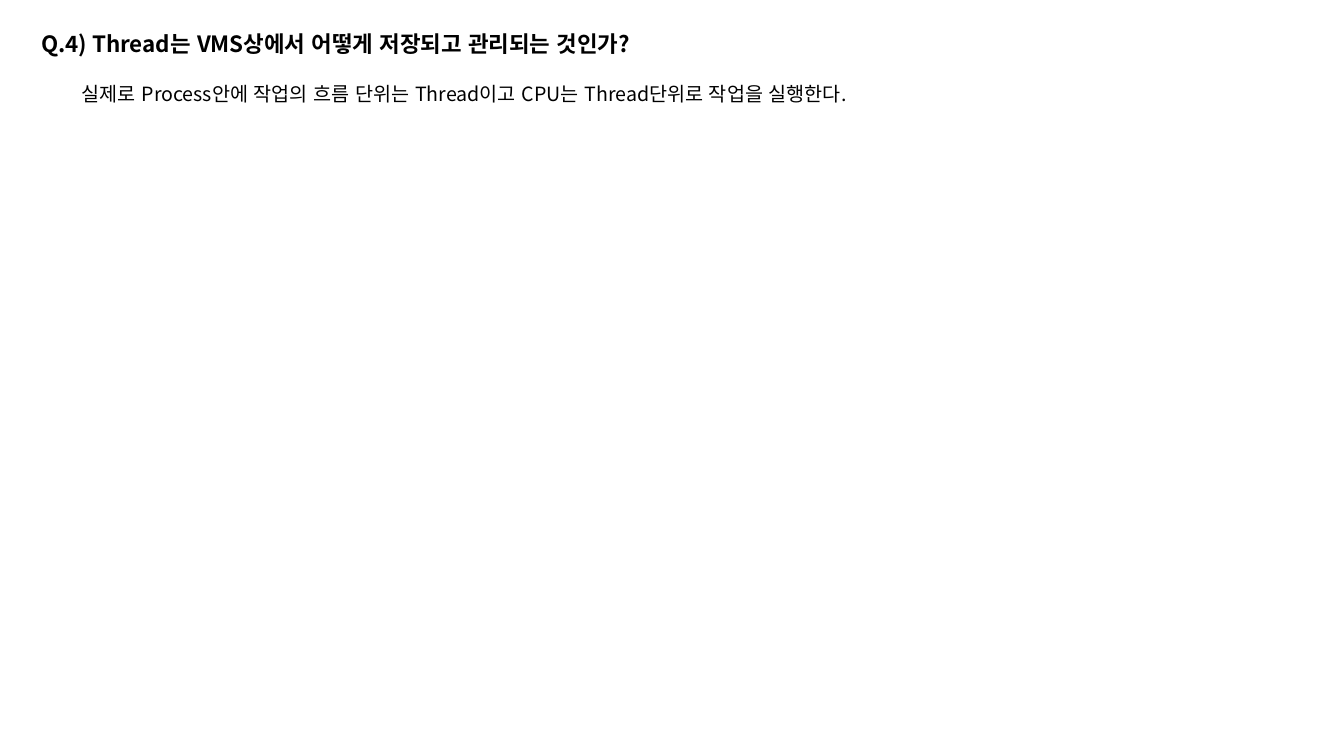
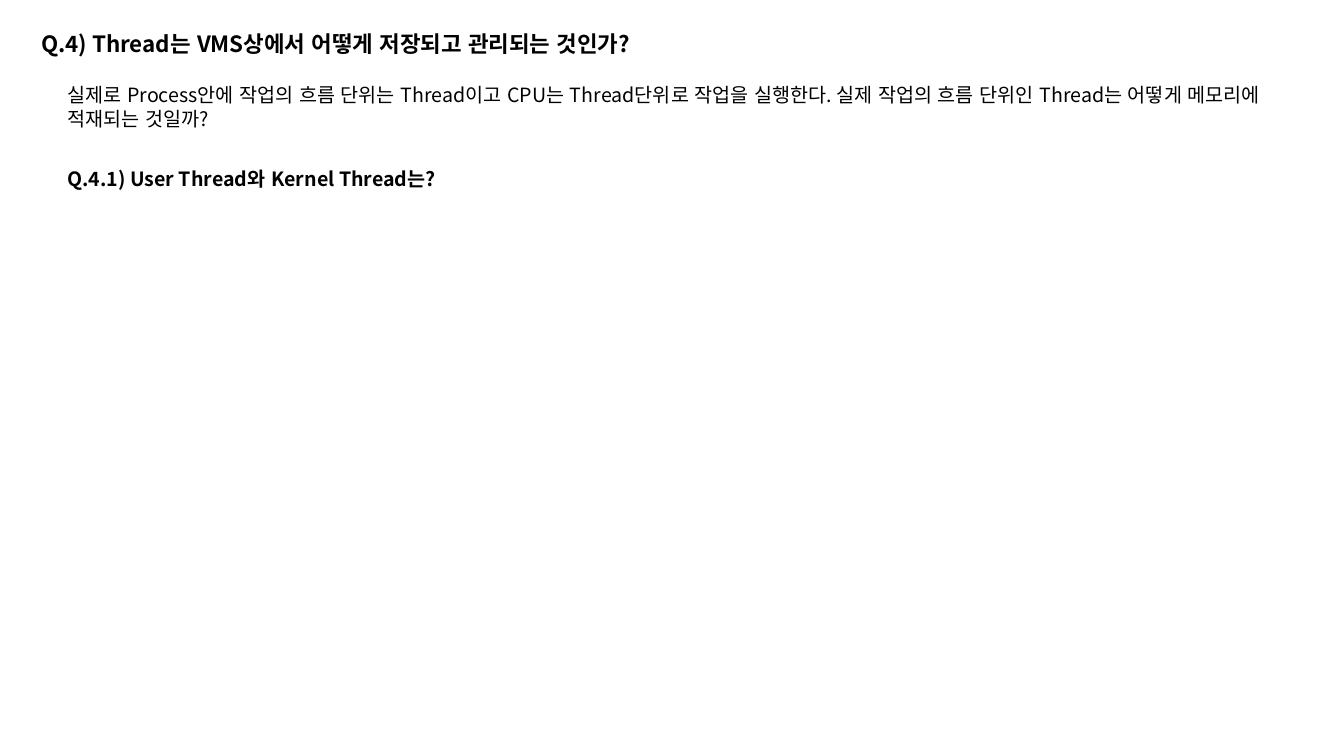
Before and after one commit to taehyuklee/C-CppStudy, a slide deck: slide 16 of CSwithC/CS-explanation.pptx. Drawn at 1344x756 pixels with LibreOffice and Linux fonts; fonts in the diff are those of the drawing. Boxes give left, top, right and bottom in pixels: in the first picture for what was removed or moved away, otherwise in the second. Text is boxed around its words. In the diff, an @@ line names an element or a change of style, - is before the commit and + after.

```diff
--- a/CSwithC/CS-explanation.pptx
+++ b/CSwithC/CS-explanation.pptx
@@ text at <box>67,85,1260,128</box>: text changed @@
-실제로 Process안에 작업의 흐름 단위는 Thread이고 CPU는 Thread단위로 작업을 실행한다.
+실제로 Process안에 작업의 흐름 단위는 Thread이고 CPU는 Thread단위로 작업을 실행한다. 실제 작업의 흐름 단위인 Thread는 어떻게 메모리에 적재되는 것일까?
@@ text added at <box>67,169,436,190</box>, 14 pt, text #000000, bold @@
+Q.4.1) User Thread와 Kernel Thread는?
```
